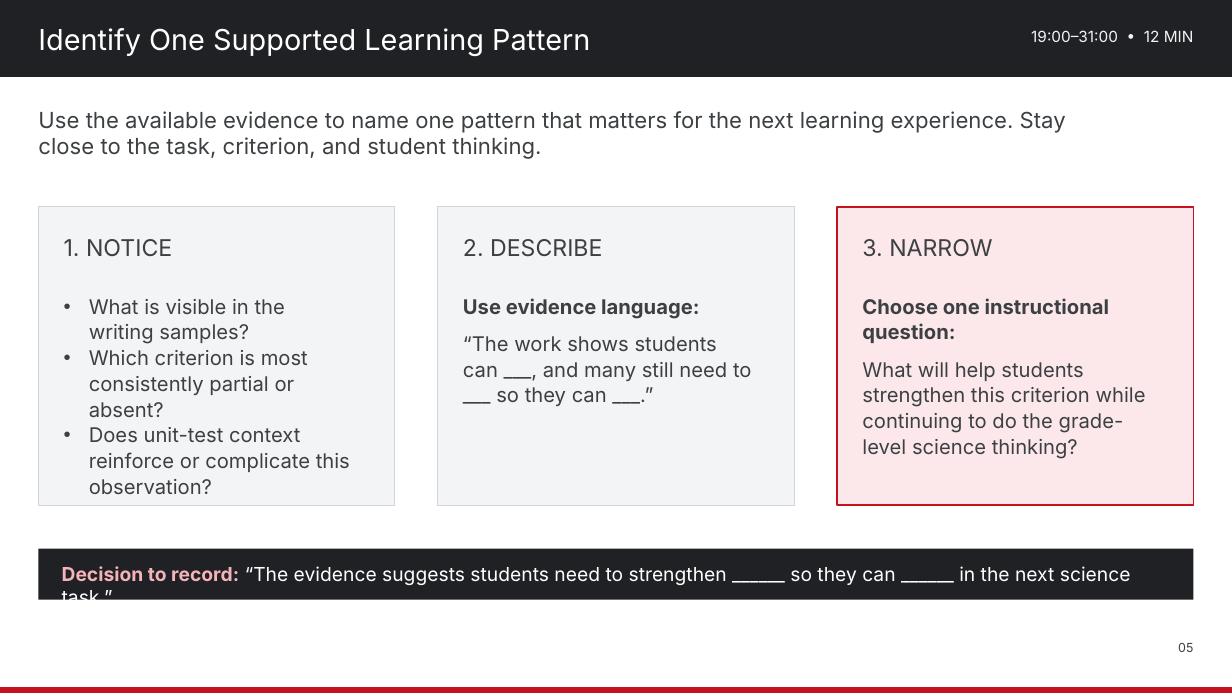
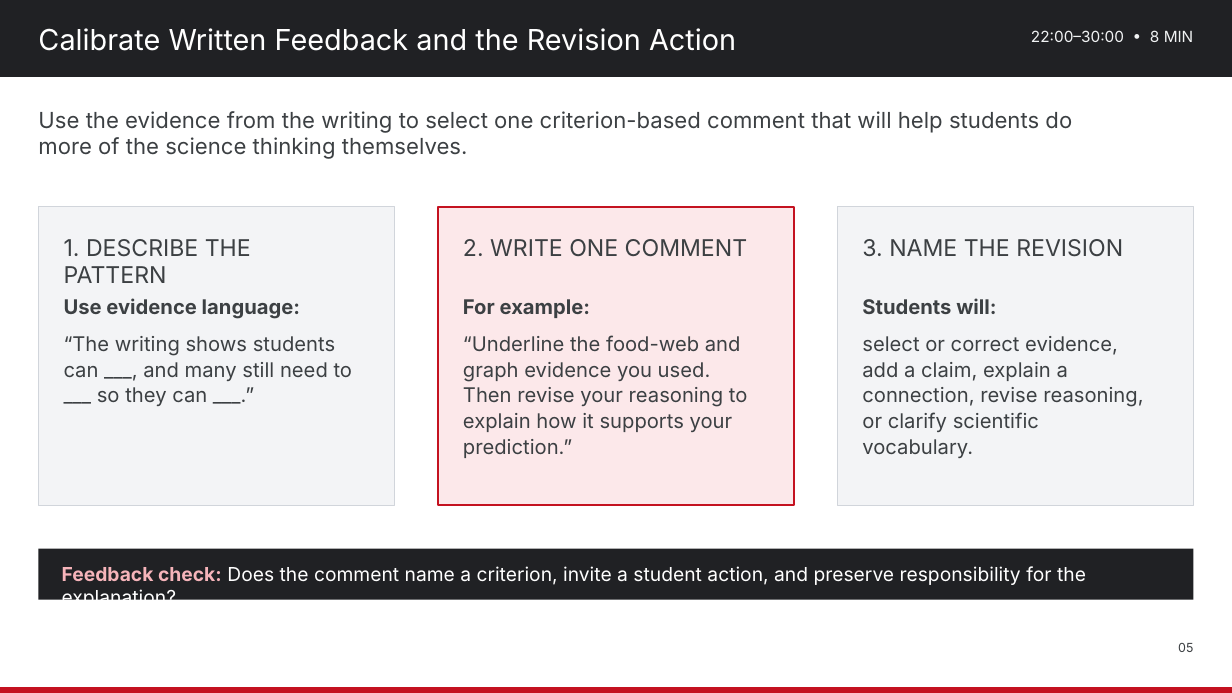
Before and after one commit to nbhs-science/nbhs-science, a slide deck: slide 5 of assets/plc/2026-10-30_Lesson_Internalization_Use_Student_Work_to_Adjust_Next_Learning_Experience.pptx. Drawn at 1232x693 pixels with LibreOffice and Linux fonts; fonts in the diff are those of the drawing. Boxes give left, top, right and bottom in pixels: in the first picture for what was removed or moved away, otherwise in the second. Text is boxed around its words. In the diff, an @@ line names an element or a change of style, - is before the commit and + after.

Commit message:
Revise Oct. 26–30 science literacy materials
Replace all four agendas and editable decks; add the Biology HS-LS2-1 benchmark resource. The sequence now moves from teacher-as-student benchmark analysis to lesson planning, CUBS/CER strategy instruction, completed student writing, written feedback, and a standard-mastery next step.

```diff
--- a/assets/plc/2026-10-30_Lesson_Internalization_Use_Student_Work_to_Adjust_Next_Learning_Experience.pptx
+++ b/assets/plc/2026-10-30_Lesson_Internalization_Use_Student_Work_to_Adjust_Next_Learning_Experience.pptx
@@ text at [38,28,736,51]: text changed @@
-Identify One Supported Learning Pattern
+Calibrate Written Feedback and the Revision Action
@@ text at [1031,30,1194,42]: text changed @@
-19:00–31:00 • 12 MIN
+22:00–30:00 • 8 MIN
@@ text at [38,111,1072,159]: text changed @@
-Use the available evidence to name one pattern that matters for the next learning experience. Stay close to the task, criterion, and student thinking.
+Use the evidence from the writing to select one criterion-based comment that will help students do more of the science thinking themselves.
@@ rectangle at [438,207,794,506]: fill #F3F4F6 to #FCE8EA; outline #D1D5DB 1 pt to #C41220 2 pt @@
@@ rectangle at [837,207,1193,506]: fill #FCE8EA to #F3F4F6; outline #C41220 2 pt to #D1D5DB 1 pt @@
@@ text at [64,239,251,283]: text changed @@
-1. NOTICE
+1. DESCRIBE THE PATTERN
@@ text at [463,239,747,256]: text changed @@
-2. DESCRIBE
+2. WRITE ONE COMMENT
@@ text at [862,239,1123,257]: text changed @@
-3. NARROW
+3. NAME THE REVISION
@@ text at [64,298,353,406]: text changed @@
-• What is visible in the writing samples?
-• Which criterion is most consistently partial or absent?
-• Does unit-test context reinforce or complicate this observation?
+Use evidence language:
+“The writing shows students can ___, and many still need to ___ so they can ___.”
@@ text at [463,299,748,458]: text changed @@
-Use evidence language:
-“The work shows students can ___, and many still need to ___ so they can ___.”
+For example:
+“Underline the food-web and graph evidence you used. Then revise your reasoning to explain how it supports your prediction.”
@@ text at [862,298,1143,458]: text changed @@
-Choose one instructional question:
-What will help students strengthen this criterion while continuing to do the grade-level science thinking?
+Students will:
+select or correct evidence, add a claim, explain a connection, revise reasoning, or clarify scientific vocabulary.
@@ text at [62,566,1086,585]: text changed @@
-Decision to record: “The evidence suggests students need to strengthen ______ so they can ______ in the next science task.”
+Feedback check: Does the comment name a criterion, invite a student action, and preserve responsibility for the explanation?
```
Also in this commit, not shown: 5 other slides changed, 1 slide added, 1 slide removed, 8 other files.
